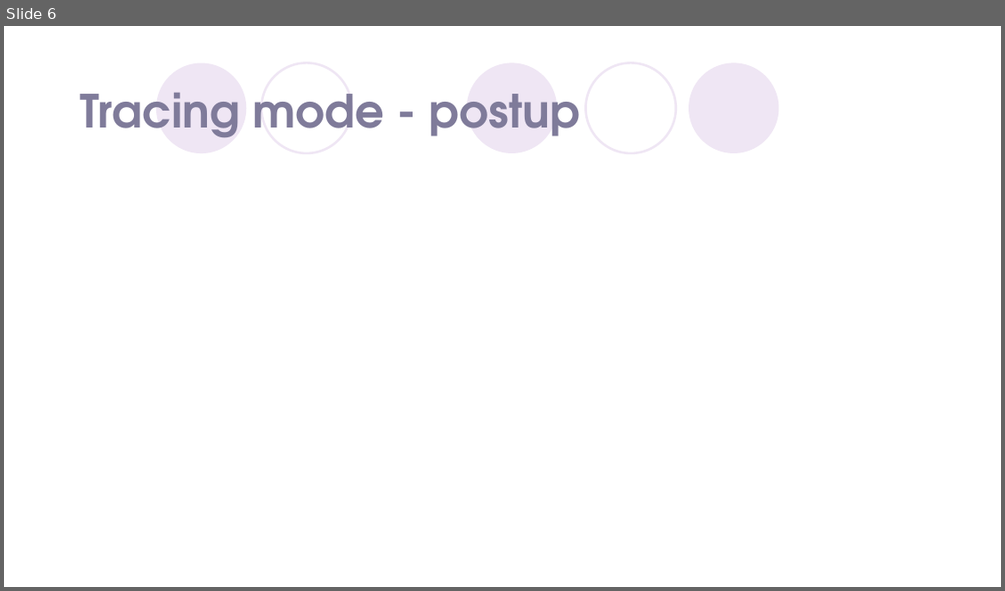
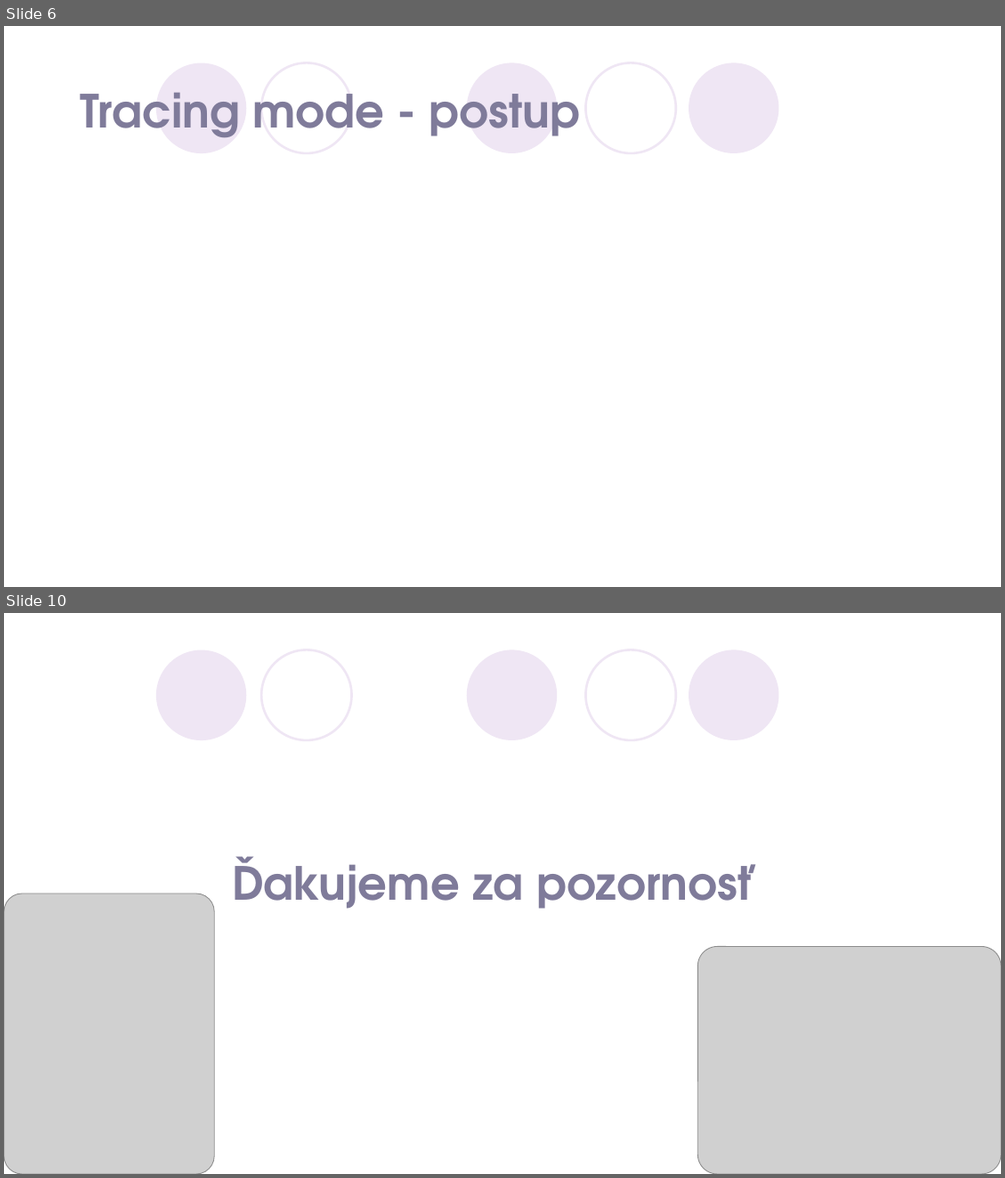
Before and after one commit to BarboraKubalcova/Cat-swarm-optimisation, a slide deck: CSO.pptx. Shown one above the other, each under a label of ours: slide 6 before the commit, slides 6 and 10 after it; the slides between them are not shown. The pictures are 1005x591 and 1005x1178 pixels, drawn with LibreOffice and Linux fonts; fonts in the diff are those of the drawing; grey boxes stand for pictures; background and template pictures are left out. Boxes give left, top, right and bottom in pixels: in the first picture for what was removed or moved away, otherwise in the second. Text is boxed around its words. In the diff, an @@ line names an element or a change of style, - is before the commit and + after.

```diff
--- a/CSO.pptx
+++ b/CSO.pptx
@@ slide 10 added at (4,613,1001,1174), background #FFFFFF; not listed: 5 template elements that a slide beside it also shows @@
@@ title added at (232,856,752,908), 44 pt, text #7F7B9A, bold @@
+Ďakujeme za pozornosť
@@ picture added at (4,893,214,1174) @@
@@ picture added at (698,947,1001,1174) @@
```
Also in this commit, not shown: 2 slides changed, 2 other slides added, 3 other files.
